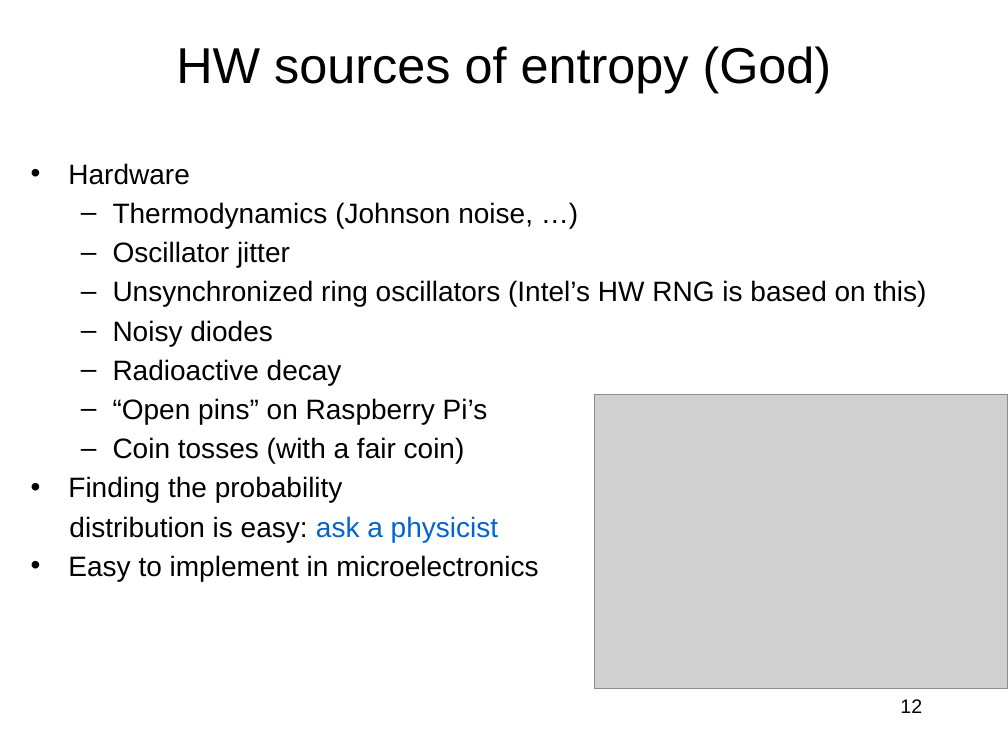
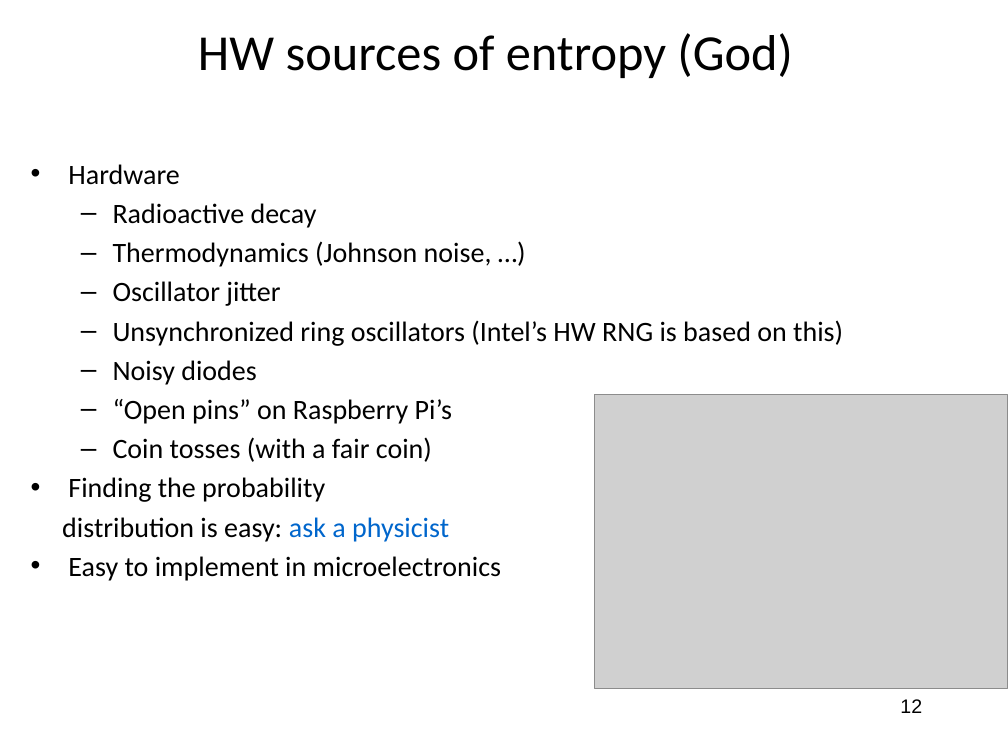
Before and after one commit to jlmucb/class_notes, a slide deck: slide 12 of BerkeleyClass/CS290Spring2013/Lectures/entropy_talk.pptx. Drawn at 1008x756 pixels with LibreOffice and Linux fonts; fonts in the diff are those of the drawing; grey boxes stand for pictures. Boxes give left, top, right and bottom in pixels: in the first picture for what was removed or moved away, otherwise in the second. Text is boxed around its words. In the diff, an @@ line names an element or a change of style, - is before the commit and + after.

Commit message:
entropy talk

```diff
--- a/BerkeleyClass/CS290Spring2013/Lectures/entropy_talk.pptx
+++ b/BerkeleyClass/CS290Spring2013/Lectures/entropy_talk.pptx
@@ title "HW sources of entropy (God)": place and size @@
-title "HW sources of entropy (God)" at bbox=[176, 46, 832, 93]
+title "HW sources of entropy (God)" at bbox=[198, 33, 792, 78]
@@ title "HW sources of entropy (God)" at bbox=[198, 33, 792, 78]: font Arial to Calibri @@
@@ text at bbox=[62, 164, 843, 581]: font Arial to Calibri @@
@@ text at bbox=[113, 203, 317, 228]: paragraph added @@
+  – Radioactive decay
@@ text at bbox=[113, 359, 342, 385]: paragraph removed @@
-  – Radioactive decay
```
Also in this commit, not shown: 54 other slides changed, 1 slide added, 1 other file.
